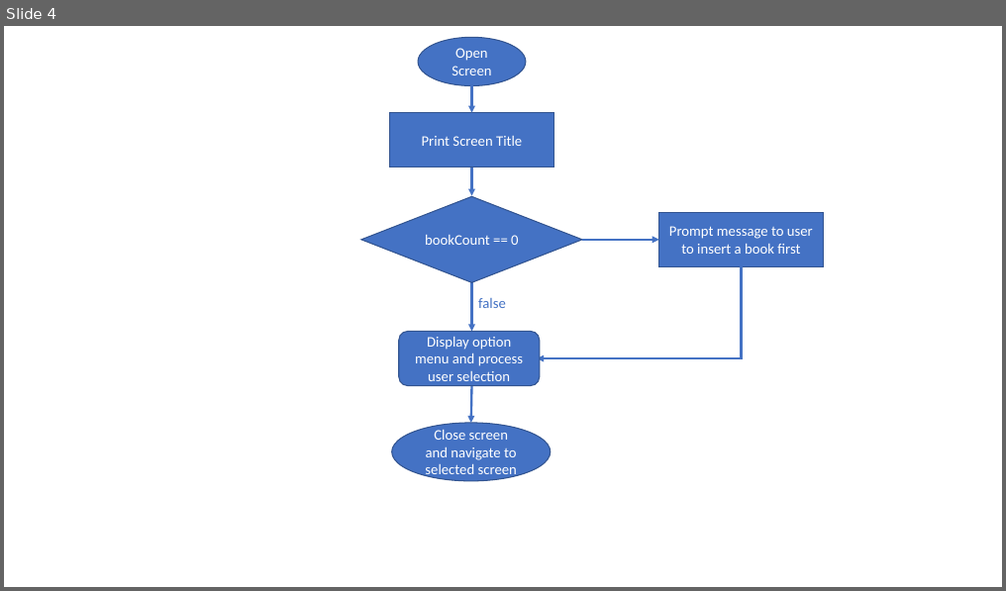
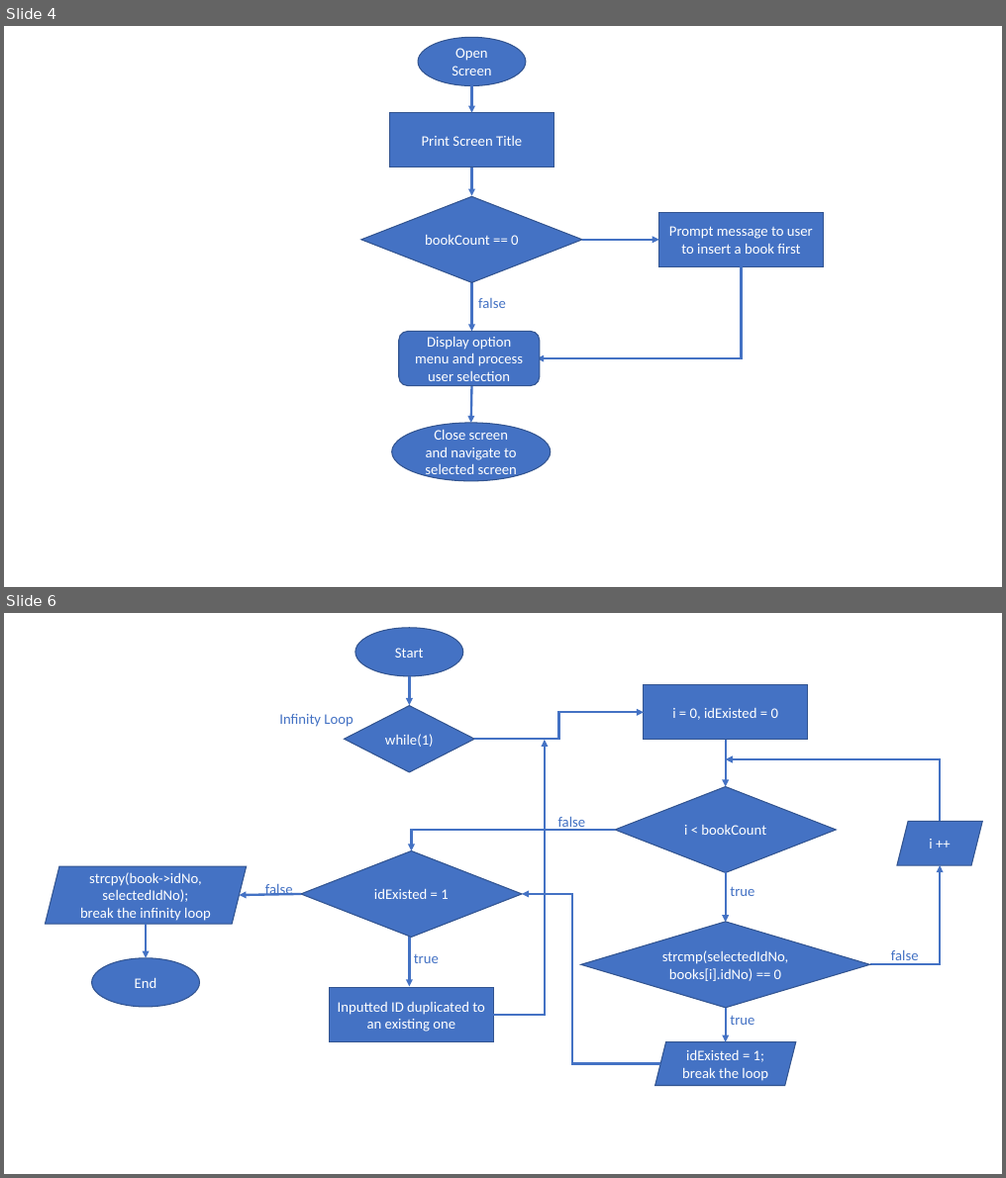
Before and after one commit to CaptainMaxVN/LLP109_BookManagement, a slide deck: Block Diagram.pptx. Shown one above the other, each under a label of ours: slide 4 before the commit, slides 4 and 6 after it; the slides between them are not shown. The pictures are 1006x591 and 1006x1178 pixels, drawn with LibreOffice and Linux fonts; fonts in the diff are those of the drawing. Boxes give left, top, right and bottom in pixels: in the first picture for what was removed or moved away, otherwise in the second. Text is boxed around its words. In the diff, an @@ line names an element or a change of style, - is before the commit and + after.

```diff
--- a/Block Diagram.pptx
+++ b/Block Diagram.pptx
@@ slide 6 added at (x1=4, y1=613, x2=1002, y2=1174), background #FFFFFF @@
@@ ellipse added at (x1=355, y1=628, x2=463, y2=676), fill #4472C4, outline #325491 1 pt, 14 pt, text #FFFFFF @@
+Start
@@ arrow added from (410, 676) to (410, 705), #4472C4 2.25 pt @@
@@ rectangle added at (x1=644, y1=685, x2=807, y2=740), fill #4472C4, outline #325491 1 pt, 14 pt, text #FFFFFF @@
+i = 0, idExisted = 0
@@ text added at (x1=279, y1=714, x2=352, y2=727), 14 pt, text #4472C4 @@
+Infinity Loop
@@ diamond added at (x1=344, y1=706, x2=474, y2=772), fill #4472C4, outline #325491 1 pt, 14 pt, text #FFFFFF @@
+while(1)
@@ elbow arrow added from (475, 739) to (644, 713), #4472C4 2.25 pt @@
@@ elbow arrow added from (494, 1015) to (545, 740), #4472C4 2.25 pt @@
@@ arrow added from (726, 740) to (726, 786), #4472C4 2.25 pt @@
@@ elbow arrow added from (940, 821) to (726, 760), #4472C4 2.25 pt @@
@@ diamond added at (x1=615, y1=786, x2=836, y2=872), fill #4472C4, outline #325491 1 pt, 14 pt, text #FFFFFF @@
+i < bookCount
@@ text added at (x1=558, y1=816, x2=586, y2=831), 14 pt, text #4472C4 @@
+false
@@ elbow arrow added from (615, 830) to (411, 851), #4472C4 2.25 pt @@
@@ parallelogram added at (x1=897, y1=821, x2=982, y2=865), fill #4472C4, outline #325491 1 pt, 14 pt, text #FFFFFF @@
+i ++
@@ parallelogram added at (x1=46, y1=866, x2=247, y2=925), fill #4472C4, outline #325491 1 pt, 14 pt, text #FFFFFF @@
+strcpy(book->idNo, selectedIdNo);
+break the infinity loop
@@ diamond added at (x1=301, y1=851, x2=522, y2=937), fill #4472C4, outline #325491 1 pt, 14 pt, text #FFFFFF @@
+idExisted = 1
@@ arrow added from (726, 872) to (726, 922), #4472C4 2.25 pt @@
@@ elbow arrow added from (870, 964) to (940, 865), #4472C4 2.25 pt @@
@@ arrow added from (301, 894) to (239, 895), #4472C4 2.25 pt @@
@@ text added at (x1=265, y1=884, x2=293, y2=896), 14 pt, text #4472C4 @@
+false
@@ elbow arrow added from (660, 1064) to (522, 894), #4472C4 2.25 pt @@
@@ text added at (x1=730, y1=886, x2=754, y2=896), 14 pt, text #4472C4 @@
+true
@@ arrow added from (146, 924) to (146, 959), #4472C4 2.25 pt @@
@@ arrow added from (410, 929) to (410, 986), #4472C4 2.25 pt @@
@@ diamond added at (x1=581, y1=922, x2=870, y2=1008), fill #4472C4, outline #325491 1 pt, 14 pt, text #FFFFFF @@
+strcmp(selectedIdNo, books[i].idNo) == 0
@@ ellipse added at (x1=91, y1=959, x2=199, y2=1007), fill #4472C4, outline #325491 1 pt, 14 pt, text #FFFFFF @@
+End
@@ text added at (x1=414, y1=955, x2=439, y2=963), 14 pt, text #4472C4 @@
+true
@@ text added at (x1=891, y1=951, x2=919, y2=965), 14 pt, text #4472C4 @@
+false
@@ rectangle added at (x1=330, y1=988, x2=494, y2=1043), fill #4472C4, outline #325491 1 pt, 14 pt, text #FFFFFF @@
+Inputted ID duplicated to an existing one
@@ arrow added from (726, 1008) to (726, 1043), #4472C4 2.25 pt @@
@@ text added at (x1=730, y1=1015, x2=754, y2=1025), 14 pt, text #4472C4 @@
+true
@@ parallelogram added at (x1=655, y1=1043, x2=796, y2=1086), fill #4472C4, outline #325491 1 pt, 14 pt, text #FFFFFF @@
+idExisted = 1;
+break the loop
```
Also in this commit, not shown: 1 slide changed, 6 other slides added, 2 other files.
